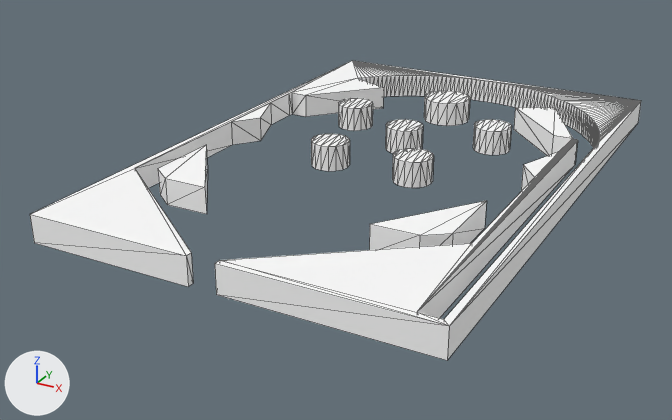
A saved change to the COLLADA model sources/board-v3.dae.
Before and after are seen from a camera (50 mm lens) standing at (0.574, -0.758, 0.518) and looking at (-0.049, 0.374, -0.048). Lighting does not change. The marker at lower left points along +X, +Y and +Z. Mesh edges are drawn as thin lines.

The first picture shows 'SketchUp'.
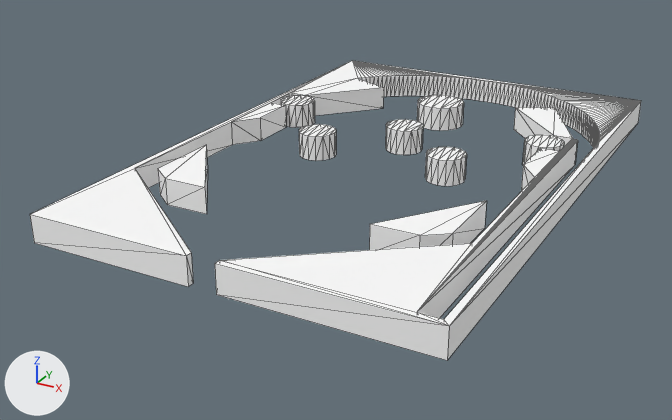
Commit message: latest boards

Boxes (x1, y1, x2, y2) around the edits, measured in the pictures (672 x 420 px; the box of a moved part takes in the faces that stretch with it):
part 1 of me_sketchup, moved or reshaped: before (424, 91, 470, 126); after (417, 95, 464, 131)
part 2 of me_sketchup, moved or reshaped: before (392, 148, 434, 188); after (425, 147, 467, 186)
part 3 of me_sketchup, moved or reshaped: before (311, 134, 350, 171); after (299, 124, 336, 161)
part 4 of me_sketchup, moved or reshaped: before (338, 98, 373, 131); after (281, 95, 315, 127)
part 5 of me_sketchup, moved or reshaped: before (473, 119, 512, 155); after (522, 135, 564, 165)
part 6 of me_sketchup, built on: before (148, 61, 351, 162); after (148, 61, 560, 164)

The edits, one by one:
me_sketchup is used by ob_sketchup; location (0.0, 0.0, 0.0).
me_sketchup had 448 vertices, 652 faces and spanned x -0.285..0.285, y 0.0..0.87, z 0.0..0.04.
me_sketchup now has 452 vertices, 659 faces and spans x -0.285..0.285, y 0.0..0.87, z 0.0..0.04.
me_sketchup part 1: the loose piece of 32 vertices spanning x -0.06..0.02, y 0.689..0.769, z 0.0..0.04 is moved by (0.0, -0.03, 0.0).
me_sketchup part 2: the loose piece of 32 vertices spanning x 0.02..0.08, y 0.4..0.46, z 0.0..0.04 is moved by (0.04, 0.03, 0.0).
me_sketchup part 3: the loose piece of 32 vertices spanning x -0.12..-0.06, y 0.4..0.46, z 0.0..0.04 is moved by (-0.04, 0.03, 0.0).
me_sketchup part 4: the loose piece of 32 vertices spanning x -0.175..-0.115, y 0.588..0.648, z 0.0..0.04 is moved by (-0.096, -0.034, 0.0).
me_sketchup part 5: the loose piece of 32 vertices spanning x 0.075..0.135, y 0.588..0.648, z 0.0..0.04 is moved by (0.095, -0.034, 0.0).
Part 6, on me_sketchup:
8 faces are deleted.
4 vertices are added at (-0.245, 0.55, 0.04), (0.205, 0.55, 0.04), (-0.245, 0.55, 0.0), (0.205, 0.55, 0.0).
15 new faces join them.
